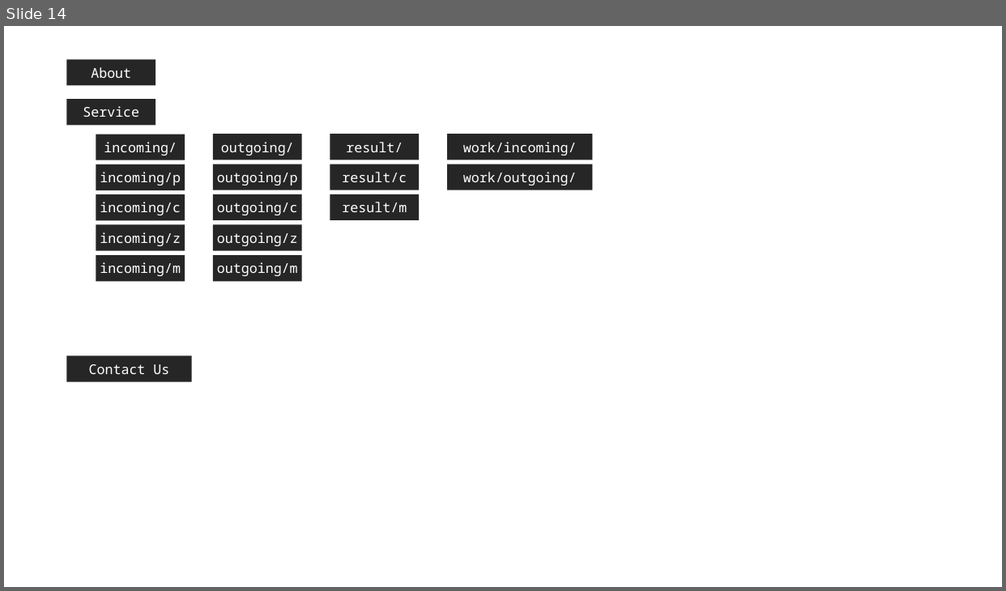
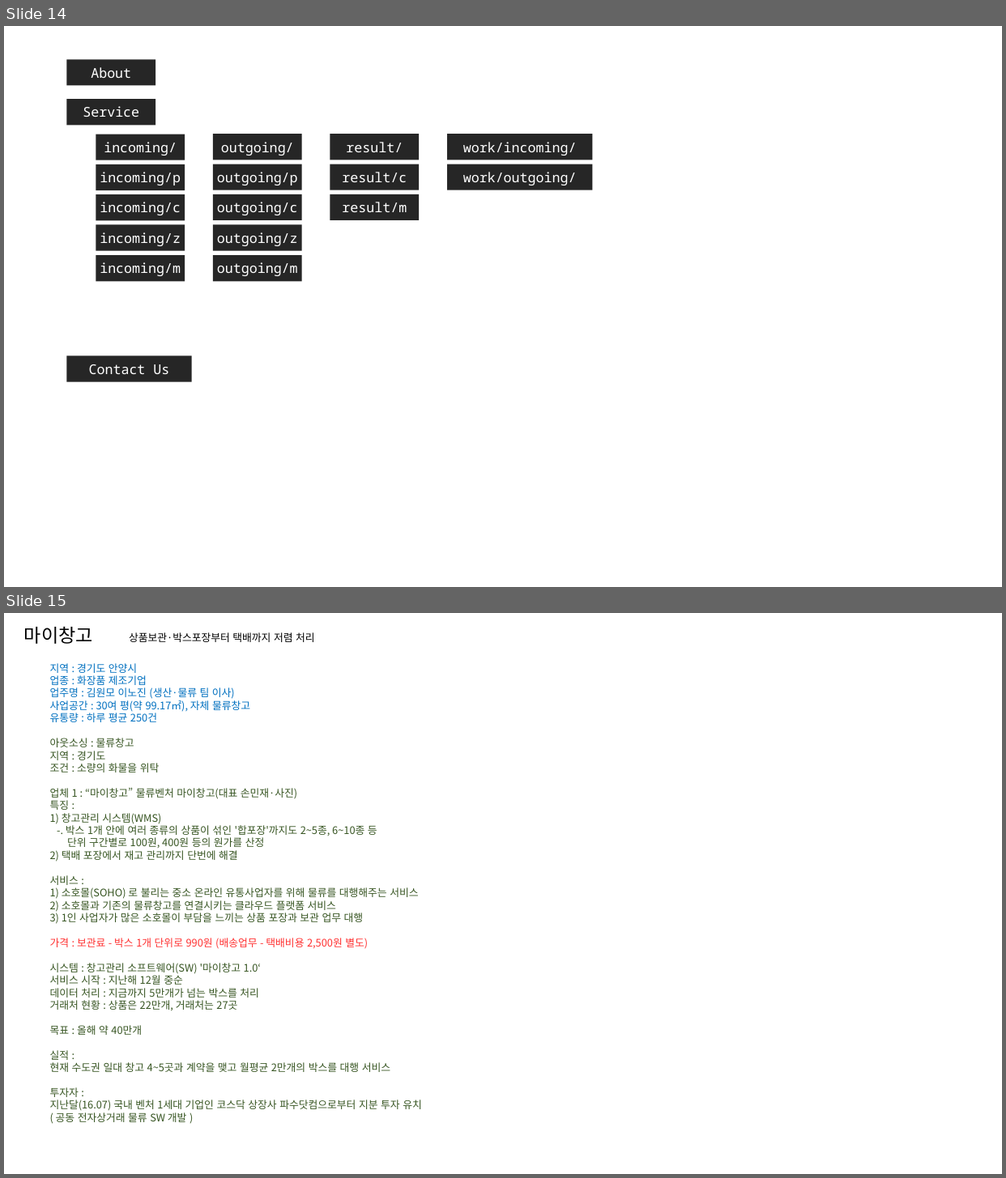
Before and after one commit to Spot360/woochang_erp, a slide deck: _doc/django_python.pptx. Shown one above the other, each under a label of ours: slide 14 before the commit, slides 14 and 15 after it. The pictures are 1006x591 and 1006x1178 pixels, drawn with LibreOffice and Linux fonts; fonts in the diff are those of the drawing. Boxes give left, top, right and bottom in pixels: in the first picture for what was removed or moved away, otherwise in the second. Text is boxed around its words. In the diff, an @@ line names an element or a change of style, - is before the commit and + after.

```diff
--- a/_doc/django_python.pptx
+++ b/_doc/django_python.pptx
@@ slide 15 added at bbox=[4, 613, 1002, 1174], background #FFFFFF @@
@@ text added at bbox=[24, 626, 93, 644], 18 pt, text #000000 @@
+마이창고
@@ text added at bbox=[129, 632, 315, 642], 10 pt, text #000000 @@
+상품보관·박스포장부터 택배까지 저렴 처리
@@ text added at bbox=[50, 663, 422, 1122], 10 pt, text #385723 @@
+지역 : 경기도 안양시
+업종 : 화장품 제조기업
+업주명 : 김원모 이노진 (생산·물류 팀 이사)
+사업공간 : 30여 평(약 99.17㎡), 자체 물류창고
+유통량 : 하루 평균 250건
+아웃소싱 : 물류창고
+지역 : 경기도
+조건 : 소량의 화물을 위탁
+업체 1 : “마이창고” 물류벤처 마이창고(대표 손민재·사진)
+특징 :
+1) 창고관리 시스템(WMS)
+-. 박스 1개 안에 여러 종류의 상품이 섞인 '합포장'까지도 2~5종, 6~10종 등
+단위 구간별로 100원, 400원 등의 원가를 산정
+2) 택배 포장에서 재고 관리까지 단번에 해결
+서비스 :
+1) 소호몰(SOHO) 로 불리는 중소 온라인 유통사업자를 위해 물류를 대행해주는 서비스
+2) 소호몰과 기존의 물류창고를 연결시키는 클라우드 플랫폼 서비스
+3) 1인 사업자가 많은 소호몰이 부담을 느끼는 상품 포장과 보관 업무 대행
+가격 : 보관료 - 박스 1개 단위로 990원 (배송업무 - 택배비용 2,500원 별도)
+시스템 : 창고관리 소프트웨어(SW) '마이창고 1.0‘
+서비스 시작 : 지난해 12월 중순
+데이터 처리 : 지금까지 5만개가 넘는 박스를 처리
+거래처 현황 : 상품은 22만개, 거래처는 27곳
+목표 : 올해 약 40만개
+실적 :
+현재 수도권 일대 창고 4~5곳과 계약을 맺고 월평균 2만개의 박스를 대행 서비스
+투자자 :
+지난달(16.07) 국내 벤처 1세대 기업인 코스닥 상장사 파수닷컴으로부터 지분 투자 유치
+( 공동 전자상거래 물류 SW 개발 )
```
Also in this commit, not shown: 1 other file.
